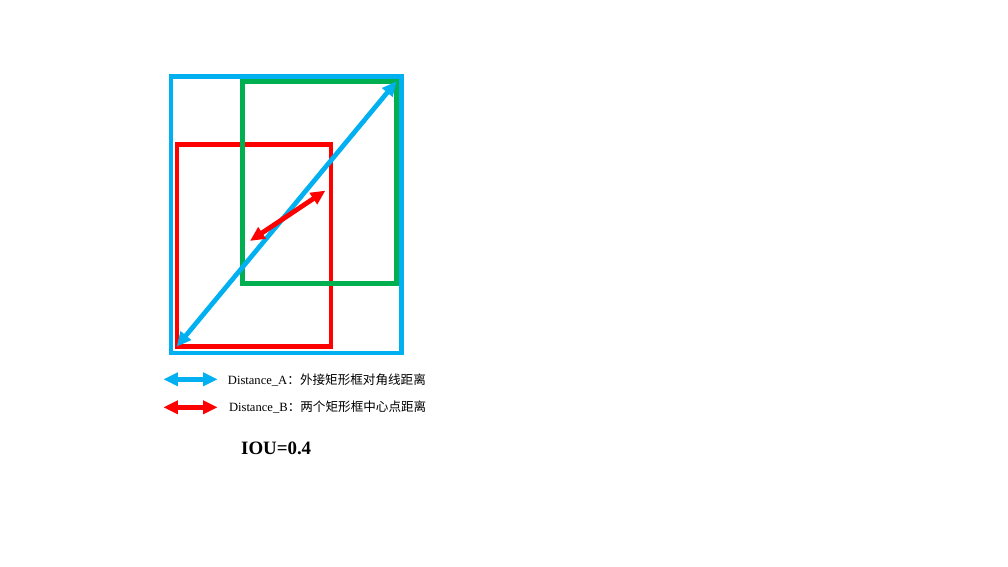
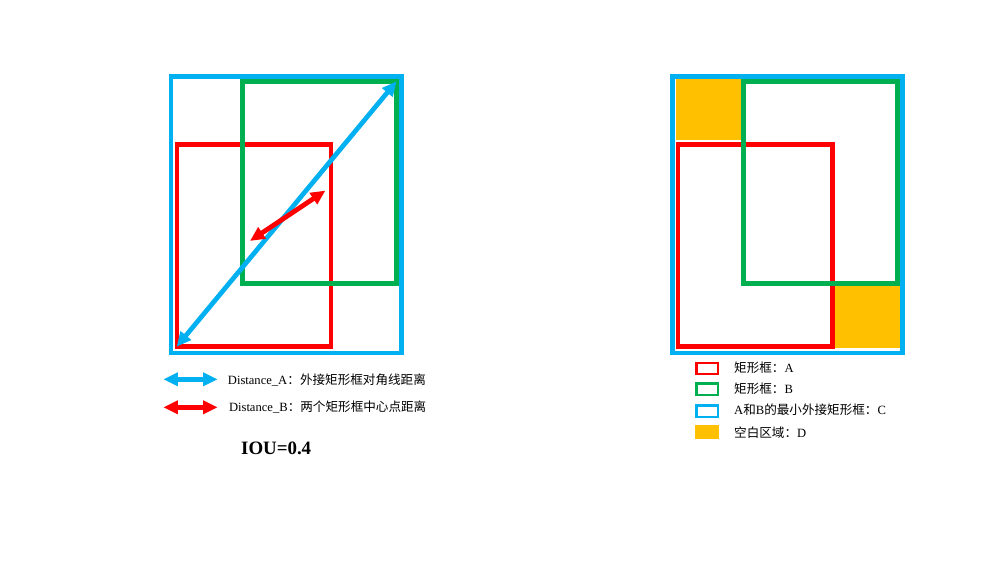
Before and after one commit to fengye2two/sichuan-university, a slide deck: slide 5 of 论文初稿/配图/论文用图.pptx. Drawn at 1008x567 pixels with LibreOffice and Linux fonts; fonts in the diff are those of the drawing. Boxes give left, top, right and bottom in pixels: in the first picture for what was removed or moved away, otherwise in the second. Text is boxed around its words. In the diff, an @@ line names an element or a change of style, - is before the commit and + after.

```diff
--- a/论文初稿/配图/论文用图.pptx
+++ b/论文初稿/配图/论文用图.pptx
@@ rectangle added at [672,76,903,353], outline #00B0F0 4.5 pt @@
@@ rectangle added at [678,82,739,138], fill #FFC000, outline #FFC000 4.5 pt @@
@@ rectangle added at [743,82,898,284], outline #00B050 4.5 pt @@
@@ rectangle added at [678,144,833,346], outline #FF0000 4.5 pt @@
@@ rectangle added at [838,289,898,346], fill #FFC000, outline #FFC000 4.5 pt @@
@@ rectangle added at [696,363,718,374], outline #FF0000 2.25 pt @@
@@ rectangle added at [696,383,718,395], outline #00B050 2.25 pt @@
@@ text added at [734,361,793,373], 12 pt, text #000000 @@
+矩形框：A
@@ text added at [734,382,793,394], 12 pt, text #000000 @@
+矩形框：B
@@ rectangle added at [696,405,718,417], outline #00B0F0 2.25 pt @@
@@ text added at [734,404,886,415], 12 pt, text #000000 @@
+A和B的最小外接矩形框：C
@@ rectangle added at [696,426,718,438], fill #FFC000, outline #FFC000 2.25 pt @@
@@ text added at [734,426,806,438], 12 pt, text #000000 @@
+空白区域：D
```
Also in this commit, not shown: 2 other files.
